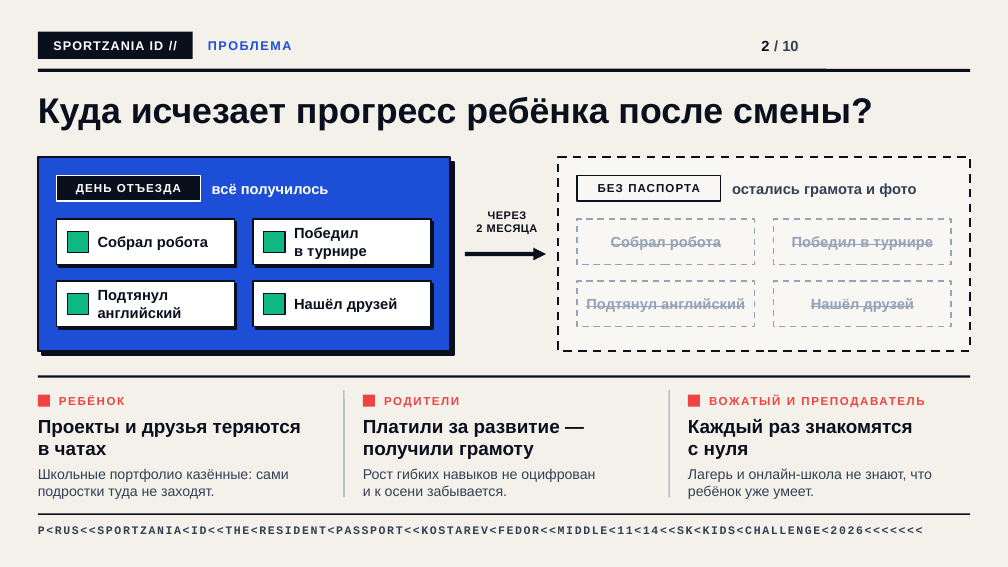
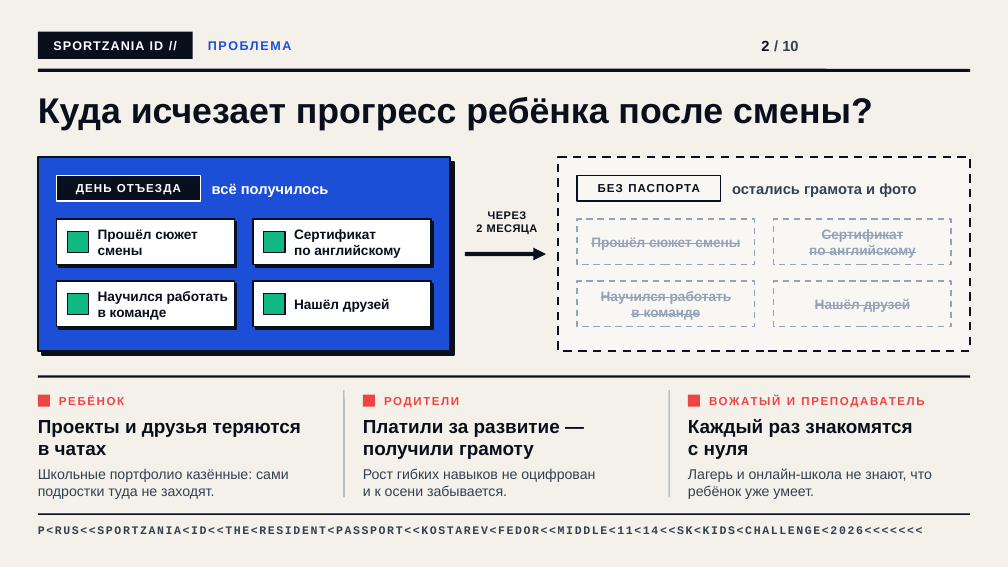
Before and after one commit to afkostareva-lab/Start, a slide deck: slide 2 of sportzania-id/SportZania_ID_Sk_Kids_Challenge_2026_v3.pptx. Drawn at 1008x567 pixels with LibreOffice and Linux fonts; fonts in the diff are those of the drawing; background and template pictures are left out. Boxes give left, top, right and bottom in pixels: in the first picture for what was removed or moved away, otherwise in the second. Text is boxed around its words. In the diff, an @@ line names an element or a change of style, - is before the commit and + after.

```diff
--- a/sportzania-id/SportZania_ID_Sk_Kids_Challenge_2026_v3.pptx
+++ b/sportzania-id/SportZania_ID_Sk_Kids_Challenge_2026_v3.pptx
@@ text at box(98, 229, 198, 255): text changed; size 14 to 13 pt @@
-Собрал робота
+Прошёл сюжет смены
@@ text at box(294, 229, 400, 258): text changed; size 14 to 13 pt @@
-Победил в турнире
+Сертификат по английскому
@@ text in rectangle at box(591, 237, 740, 250): text changed; size 14 to 13 pt @@
-Собрал робота
+Прошёл сюжет смены
@@ text in rectangle at box(809, 229, 915, 258): text changed; size 14 to 13 pt @@
-Победил в турнире
+Сертификат по английскому
@@ text at box(98, 291, 229, 320): text changed; size 14 to 13 pt @@
-Подтянул английский
+Научился работать в команде
@@ text "Нашёл друзей" at box(294, 299, 390, 312): size 14 to 13 pt @@
@@ text in rectangle at box(601, 291, 732, 320): text changed; size 14 to 13 pt @@
-Подтянул английский
+Научился работать в команде
@@ rectangle "Нашёл друзей" at box(774, 281, 951, 327): size 14 to 13 pt @@
```
Also in this commit, not shown: 5 other slides changed, 1 slide added, 1 slide removed, 13 other files.
